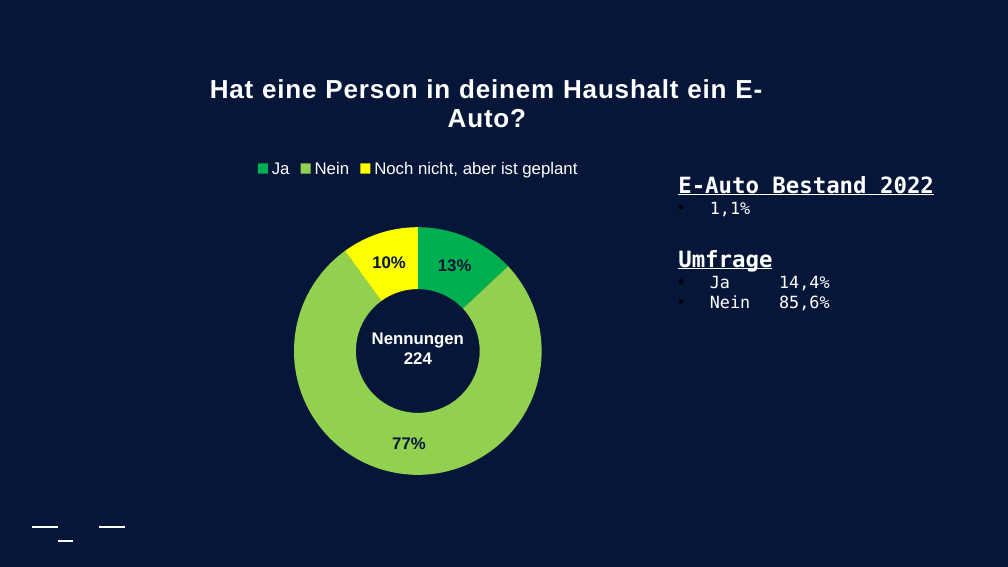
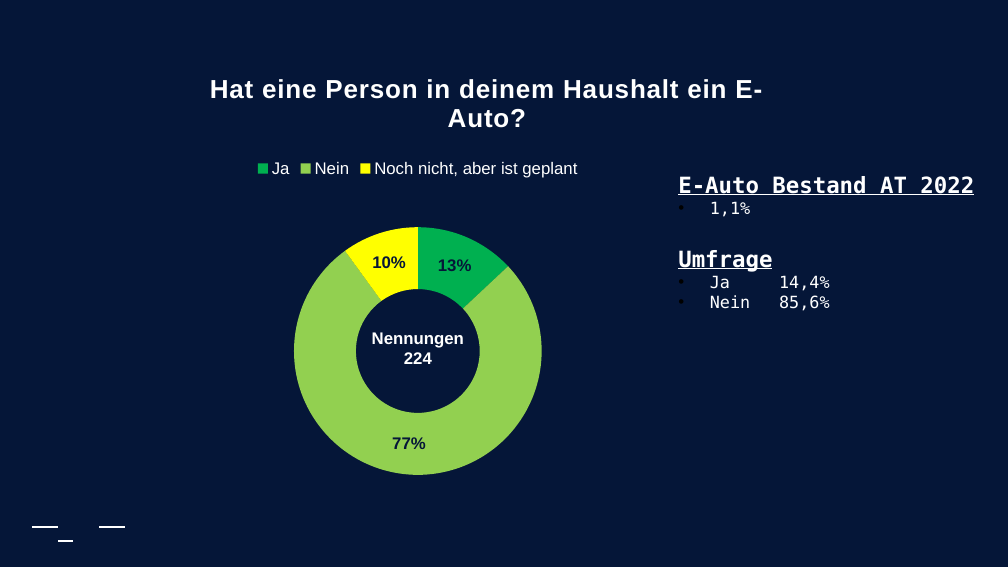
Before and after one commit to Nydery/leotopia, a slide deck: slide 20 of pptx/UmfrageErgebnissePLUSPlatformenUNDDashboard.pptx (slide 18 before the commit). Drawn at 1008x567 pixels with LibreOffice and Linux fonts; fonts in the diff are those of the drawing; background and template pictures are left out. Boxes give left, top, right and bottom in pixels: in the first picture for what was removed or moved away, otherwise in the second. Text is boxed around its words. In the diff, an @@ line names an element or a change of style, - is before the commit and + after.

```diff
--- a/pptx/UmfrageErgebnissePLUSPlatformenUNDDashboard.pptx
+++ b/pptx/UmfrageErgebnissePLUSPlatformenUNDDashboard.pptx
@@ text at [678,176,974,195]: text changed @@
-E-Auto Bestand 2022
+E-Auto Bestand AT 2022
```
Also in this commit, not shown: 4 other slides changed, 3 slides added, 1 slide removed, 1 other file.
